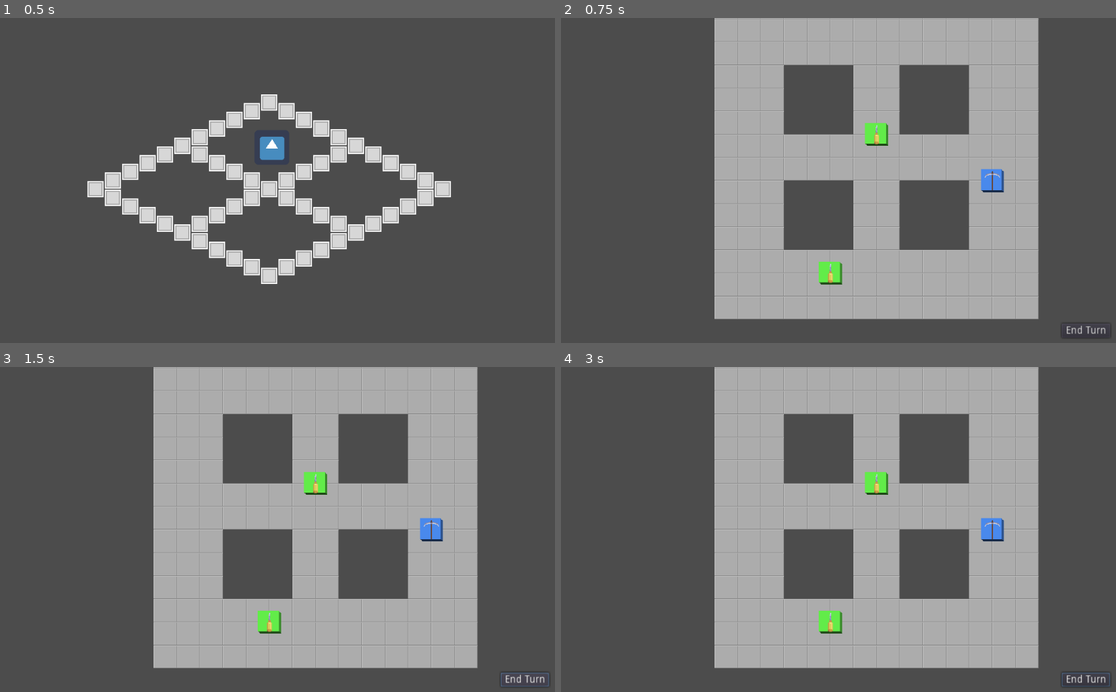
Above: before the commit, frames 1-4 (two rows, left to right).
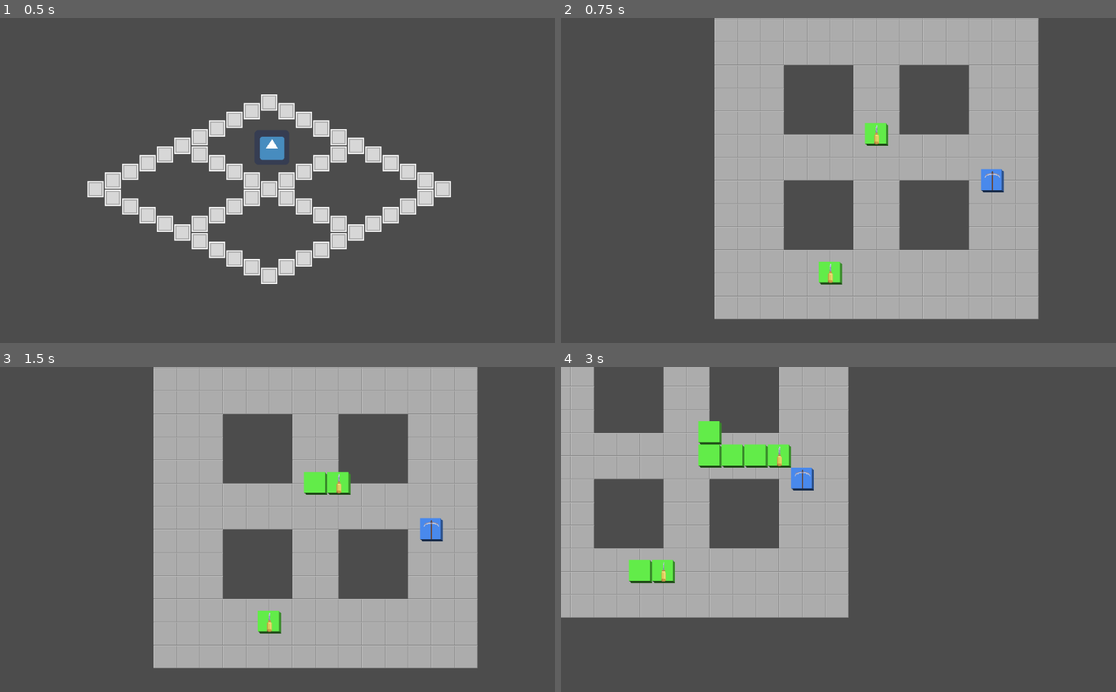
Above: after the commit, the same moments.

Repository: Henelik/HackGame
Game: Godot game, scene res://GameRoot.tscn
Two runs of this game, one before a commit and one after it. Both use one fixed random seed, a clock stepped at 60 frames per second and the inputs below. The engine's default icon, where the game draws it, is replaced by a stand-in: a white triangle on a blue panel in a dark square.
Inputs (mouse positions are in pixels of both pictures, inside the frame that each line leads up to):
- Up to frame 1 (0.5 s): no input
- Up to frame 2 (0.75 s): click (832, 148) at 0.5 s
- Up to frame 3 (1.5 s): click (527, 679) at 1.25 s, where only the run before the commit has a clickable "End Turn"
- Up to frame 4 (3 s): move the mouse to (877, 484) at 2.02 s; hold Right (ui_right) 2.03-2.78 s; click (877, 484) at 2.17 s; move the mouse to (832, 623) at 2.77 s; hold Down (ui_down) from 2.78 s (still down); click (832, 623) at 2.92 s

Frame 1 is identical in both runs. In frame 2, 0.1% of the frame differs, in the area x 90-99%, y 93-99%; in frame 3, 0.5%; in frame 4, 57%, in the area x 0-99%, y 0-99%.
Error before the commit: Parse Error: Variable "p" already defined in the scope (at line 95). (res://Scripts/BattleCam.gd:118)

Commit message:
Created battle callbacks

Diff:
--- a/Databattle/BattleCam.tscn
+++ b/Databattle/BattleCam.tscn
@@ -56,8 +56,21 @@
 margin_bottom = 92.0
 size_flags_horizontal = 3
 
+[node name="EndScreen" type="GridContainer" parent="Camera2D"]
+visible = false
+margin_left = -34.0
+margin_top = 173.0
+margin_right = 78.0
+margin_bottom = 209.0
+
+[node name="ExitButton" type="Button" parent="Camera2D/EndScreen"]
+margin_right = 77.0
+margin_bottom = 20.0
+text = "Exit Battle"
+
 [connection signal="pressed" from="Camera2D/EndTurnButton" to="." method="_on_EndTurnButton_pressed"]
 [connection signal="pressed" from="Camera2D/ActionButtons/ActionButton1" to="." method="_on_ActionButton1_pressed"]
 [connection signal="pressed" from="Camera2D/ActionButtons/ActionButton2" to="." method="_on_ActionButton2_pressed"]
 [connection signal="pressed" from="Camera2D/ActionButtons/ActionButton3" to="." method="_on_ActionButton3_pressed"]
 [connection signal="pressed" from="Camera2D/ActionButtons/ActionButton4" to="." method="_on_ActionButton4_pressed"]
+[connection signal="pressed" from="Camera2D/EndScreen/ExitButton" to="." method="_on_ExitButton_pressed"]
--- a/Scripts/BattleCam.gd
+++ b/Scripts/BattleCam.gd
@@ -10,6 +10,8 @@
 var progs = []
 var bMap
 var programMoving = false
+var battleOver = false
+var winningPlayer : int
 
 # Called when the node enters the scene tree for the first time.
 func _ready():
@@ -39,14 +41,10 @@
 	_nextTurn()
 
 func _nextTurn():
+	if battleOver:
+		return
 	get_node("Camera2D/EndTurnButton").visible = true
-	# make sure a player hasn't already won
-	for p in range(progs.size()):
-		var eliminatedPlayers = 0
-		if progs[p].empty():
-			eliminatedPlayers += 1
-		if eliminatedPlayers >= playerTypes.size()-1:
-			return endGame()
+	checkWinner()
 	deselectProgram()
 	currentPlayer = (currentPlayer+1)%playerTypes.size() # increment the player
 	if progs[currentPlayer].empty(): # if this player has no programs left
@@ -54,7 +52,7 @@
 	for p in progs[currentPlayer]: # tell all this player's programs that it's their turn
 		p.newTurn()
 	print("It is now player " + str(currentPlayer) + "'s turn.")
-	if playerTypes[currentPlayer] == 1:
+	if playerTypes[currentPlayer] == 1: # play as the AI
 		get_node("Camera2D/EndTurnButton").visible = false
 		yield(get_tree().create_timer(.5),"timeout")
 		_AITurn()
@@ -114,19 +112,33 @@
 			var t = bMap.findInRange(Vector2(p.tileX, p.tileY), targets, p.abilities[0].maxRange)
 			if t != null:
 				p.abilities[0].gizmoCallback(t.x, t.y)
-			# make sure a player hasn't already won
-		for p in range(progs.size()):
-			var eliminatedPlayers = 0
-			if progs[p].empty():
-				eliminatedPlayers += 1
-			if eliminatedPlayers >= playerTypes.size()-1:
-				return endGame()
 	_nextTurn()
 
-func endGame():
+func checkWinner():
+	var eliminatedPlayers : Array = []
+	var winner : int
+	for p in range(progs.size()):
+		if progs[p].empty():
+			eliminatedPlayers.append(1) # this player has been eliminated
+		else:
+			eliminatedPlayers.append(0) # this player has not been eliminated
+	print(eliminatedPlayers.count(0))
+	if eliminatedPlayers.count(0) == 1:
+		endGame(eliminatedPlayers.find(0))
+
+func endGame(winner : int):
 	get_node("Camera2D/EndTurnButton").visible = false
 	get_node("Camera2D/ActionButtons").visible = false
-	print("GAME OVER")
+	print("Battle ended")
+	battleOver = true
+	winningPlayer = winner
+	get_node("Camera2D/EndScreen").visible = true
+
+func exitBattle():
+	for pl in progs:
+		for p in pl:
+			p.clear()
+	get_node("/root/GameRoot").battleCallback(winningPlayer, true)
 
 func currentPlayerType():
 	return playerTypes[currentPlayer]
@@ -158,3 +170,6 @@
 	if selectedAbility != null:
 		selectedAbility._deselect()
 		selectedAbility = null
+
+func _on_ExitButton_pressed():
+	exitBattle()
--- a/Scripts/BattleMap.gd
+++ b/Scripts/BattleMap.gd
@@ -61,6 +61,8 @@
 func findPathGroup(a : Vector2, b : Array, distance = 0): # find the shortest path to any tile in b
 	if moveMap == null:
 		_updateMoveMap(null)
+	if b.empty():
+		return null
 	var cameFrom = {}
 	var closed = []
 	var open = [a]
--- a/Scripts/GameRoot.gd
+++ b/Scripts/GameRoot.gd
@@ -1,5 +1,6 @@
 extends Node2D
 
+var currentOverworldPath : String
 var currentOverworld
 var currentBattle
 
@@ -20,6 +21,7 @@
 	unload()
 	currentOverworld = load(path).instance()
 	add_child(currentOverworld)
+	currentOverworldPath = path
 
 func loadBattle(path : String):
 	unload()
@@ -27,4 +29,4 @@
 	add_child(currentBattle)
 
 func battleCallback(winner : int, unlockedNode : bool, credits = 0):
-	pass
+	loadOverworld(currentOverworldPath)
--- a/Scripts/programHead.gd
+++ b/Scripts/programHead.gd
@@ -159,3 +159,8 @@
 		cam.deselectProgram()
 	cam.progs[owningPlayerId].erase(self)
 	queue_free()
+
+func clear():
+	for t in self.tailSectors:
+		t.queue_free()
+	_hideMoveGizmos()
